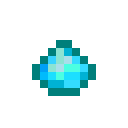
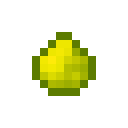
Layers edited between the first and the second 128 × 128 image:
added layer "sulphur" above "tiny_gold" over (32, 32, 96, 96)
hid "tiny_diamond" over (32, 40, 96, 96)
